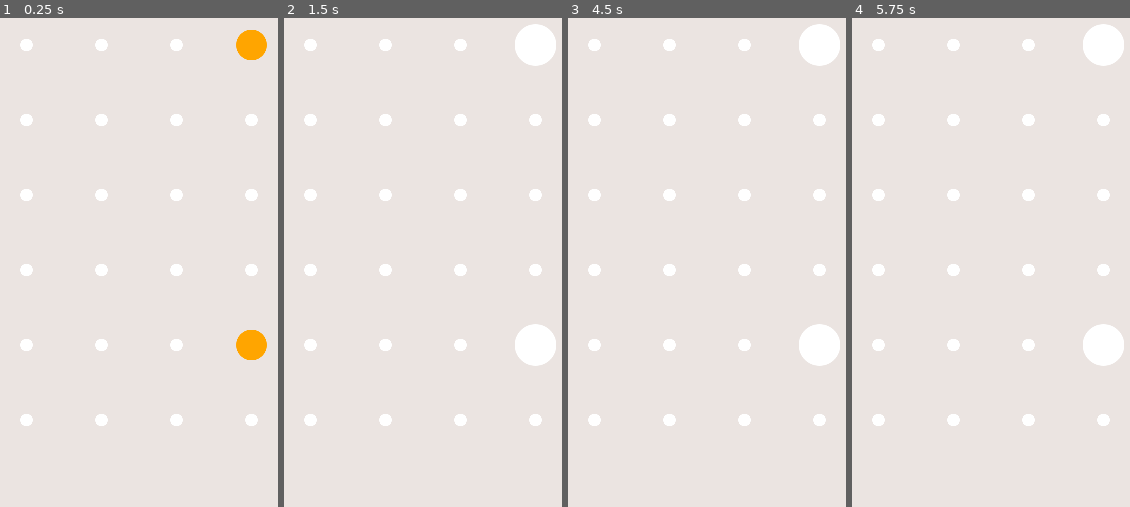
Above: before the commit, frames 1-4 (left to right).
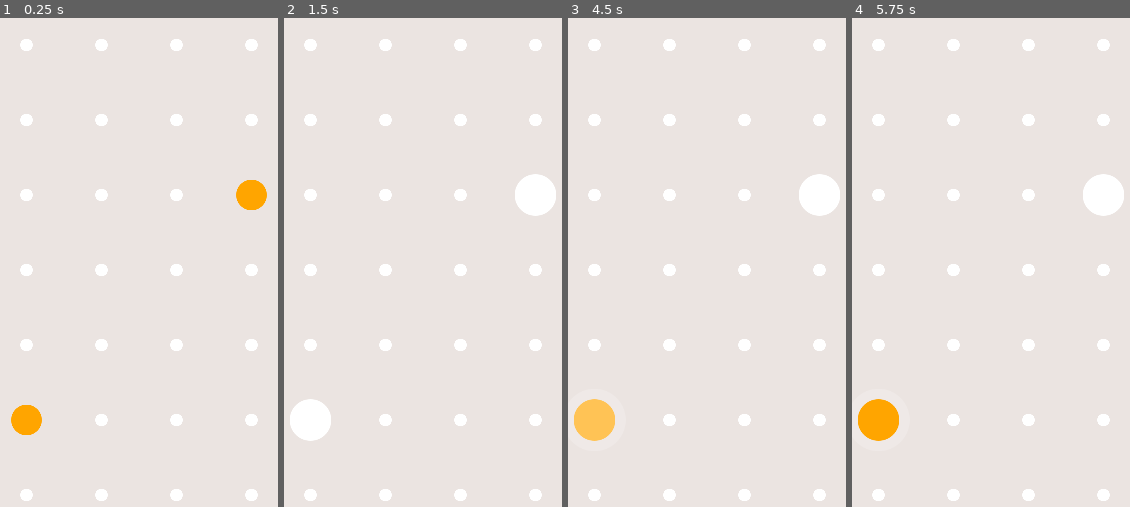
Above: after the commit, the same moments.

Repository: papazeal/tiny-memo
Game: Godot game, scene res://game.tscn
Same seed, same stepped clock (60 frames per second), same inputs: the game is played once before the commit and once after it.
Inputs (mouse positions are in pixels of both pictures, inside the frame that each line leads up to):
- Up to frame 1 (0.25 s): no input
- Up to frame 2 (1.5 s): drag from (311, 47) to (311, 272) at 0.52 s; tap Enter at 1.25 s; drag from (311, 120) to (311, 345) at 1.27 s
- Up to frame 3 (4.5 s): tap Space (action) at 2, 3.5 s; move the mouse to (595, 194) at 2.02 s; tap Shift at 2.1 s; click (595, 194) at 2.17 s; tap Enter at 2.75, 4.25 s; drag from (595, 272) to (670, 47) at 2.77 s; drag from (595, 345) to (670, 47) at 3.52 s; drag from (595, 418) to (595, 194) at 4.27 s
- Up to frame 4 (5.75 s): tap Space (action) at 5 s; move the mouse to (954, 47) at 5.02 s; press the mouse at (954, 47) at 5.03 s

The runs differ from the first frame. In frame 1, 2.6% of the frame differs, in the area x 3-97%, y 2-99%; in frame 2, 3.9%; in frame 3, 4.0%; in frame 4, 4.0%, in the area x 2-98%, y 1-99%.

Commit message:
adjust viewport

Diff:
--- a/game.gd
+++ b/game.gd
@@ -50,11 +50,11 @@
 
 
 	var points = []
-	var row = 6
+	var row = 7
 	var col = 4
 	var grid_size = 75
 	var pading_x = (get_viewport_rect().size.x - grid_size*(col-1))/2
-	var padding_y = grid_size
+	var padding_y = (get_viewport_rect().size.y - grid_size*(row-1))/2
 	for x in col:
 		for y in row:
 			points.append(Vector2(pading_x+x*grid_size,padding_y+y*grid_size))
Not shown, changed: dist/index.html
Not shown, changed: dist/index.pck
